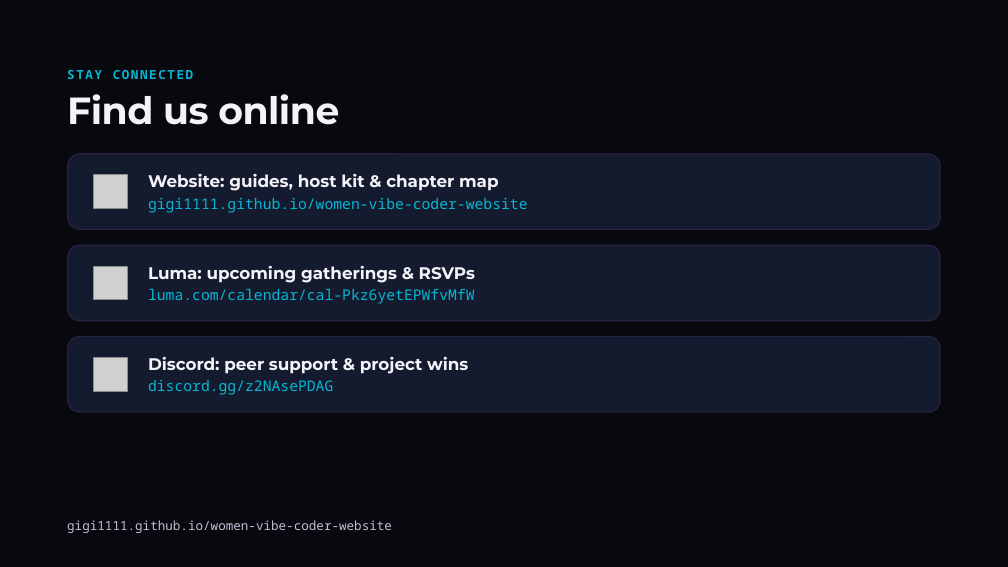
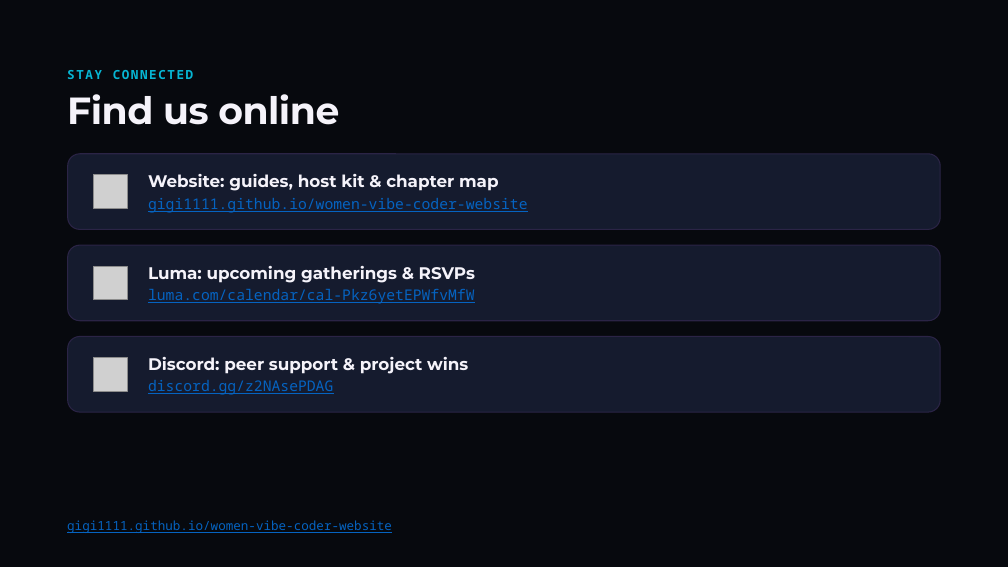
Before and after one commit to Gigi1111/women-vibe-coder-website, a slide deck: slide 3 of assets/downloads/women-vibe-coders-welcome-slides.pptx. Drawn at 1008x567 pixels with LibreOffice and Linux fonts; fonts in the diff are those of the drawing; grey boxes stand for pictures. Boxes give left, top, right and bottom in pixels: in the first picture for what was removed or moved away, otherwise in the second. Text is boxed around its words. In the diff, an @@ line names an element or a change of style, - is before the commit and + after.

```diff
--- a/assets/downloads/women-vibe-coders-welcome-slides.pptx
+++ b/assets/downloads/women-vibe-coders-welcome-slides.pptx
@@ text colour #06B6D4 to #0563C1, underline on in 3 elements at [148, 198, 528, 213], [148, 289, 475, 304], [148, 380, 333, 395] @@
@@ text "gigi1111.github.io/women-vibe-coder-website" at [67, 520, 392, 533]: text colour #C4BED6 to #0563C1, underline on @@
```
Also in this commit, not shown: 5 other slides changed, 4 other files.
